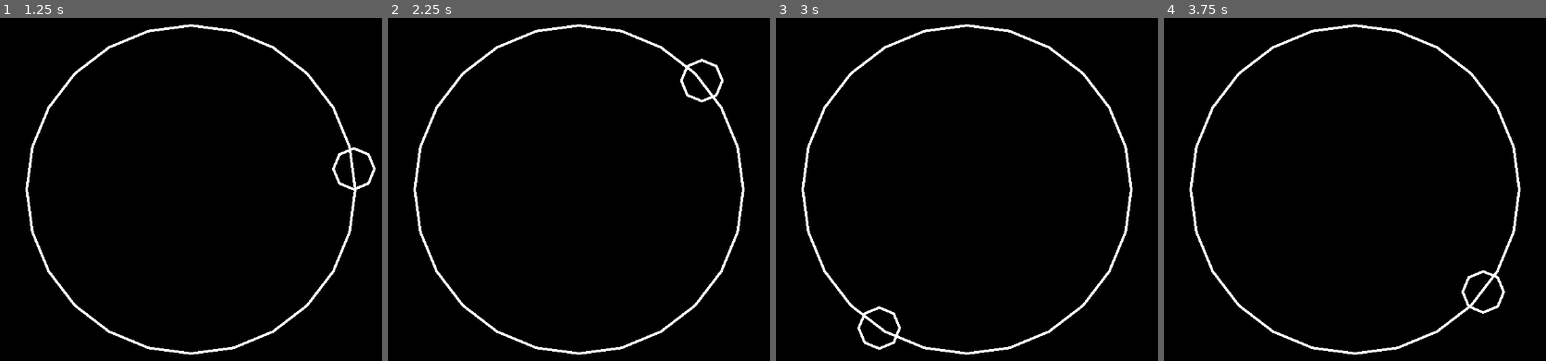
Above: before the commit, frames 1-4 (left to right).
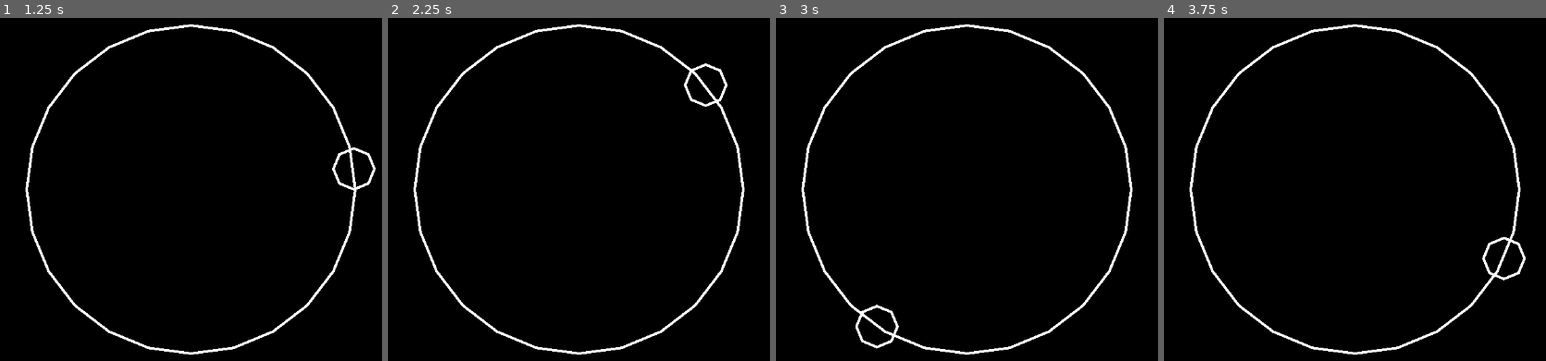
Above: after the commit, the same moments.

Repository: jokw1228/Slay_The_Circle
Game: Godot game, scene res://scenes/rooms/RoomTest.tscn
Two runs of this game, one before a commit and one after it. Both use one fixed random seed, a clock stepped at 60 frames per second and the inputs below.
Inputs (mouse positions are in pixels of both pictures, inside the frame that each line leads up to):
- Up to frame 1 (1.25 s): tap Enter at 0.5 s; move the mouse to (355, 168) at 0.52 s; click (355, 168) at 0.67 s
- Up to frame 2 (2.25 s): tap Space at 1.25 s; move the mouse to (430, 210) at 1.27 s; click (430, 210) at 1.42 s; tap Enter at 2 s; move the mouse to (651, 96) at 2.02 s; click (651, 96) at 2.17 s
- Up to frame 3 (3 s): tap Space at 2.75 s; move the mouse to (928, 271) at 2.77 s; click (928, 271) at 2.92 s
- Up to frame 4 (3.75 s): tap Enter at 3.5 s; move the mouse to (outside the picture) at 3.52 s; click (outside the picture) at 3.67 s

Frame 1 is identical in both runs. In frame 2, 0.5% of the frame differs, in the area x 76-90%, y 11-26%; in frame 3, 0.4%; in frame 4, 0.6%, in the area x 77-95%, y 63-87%.

Commit message:
플레이어 이동 구현

Diff:
--- a/scenes/CircleField.tscn
+++ b/scenes/CircleField.tscn
@@ -2,5 +2,17 @@
 
 [ext_resource type="Script" path="res://scenes/CircleField.gd" id="1_8qsbc"]
 
-[node name="CircleField" type="Node2D"]
+[node name="CircleField" type="StaticBody2D"]
 script = ExtResource("1_8qsbc")
+
+[node name="CollisionPolygon2D" type="CollisionPolygon2D" parent="."]
+polygon = PackedVector2Array(-256, -256, 256, -256, 256, -320, -256, -320)
+
+[node name="CollisionPolygon2D2" type="CollisionPolygon2D" parent="."]
+polygon = PackedVector2Array(-256, -256, -256, 256, -320, 256, -320, -256)
+
+[node name="CollisionPolygon2D3" type="CollisionPolygon2D" parent="."]
+polygon = PackedVector2Array(-256, 256, 256, 256, 256, 320, -256, 320)
+
+[node name="CollisionPolygon2D4" type="CollisionPolygon2D" parent="."]
+polygon = PackedVector2Array(256, -256, 320, -256, 320, 256, 256, 256)
--- a/scenes/Player.gd
+++ b/scenes/Player.gd
@@ -1,43 +1,15 @@
 extends CharacterBody2D
 
 @export var PlayerRayCast2D: RayCast2D
+
+signal slay
 
 func _input(event):
 	if event is InputEventMouseButton and event.button_index == MOUSE_BUTTON_LEFT and event.pressed:
 		var target_position: Vector2 = get_global_mouse_position()
 
 		PlayerRayCast2D.look_at(target_position)
-
-		### Player moves to the edge
-
-		# C: (x - circle_center.x)^2 + (y - circle_centor.y)^2 = r^2
-		var circle_centor: Vector2 = Vector2(0.0, 0.0)
-		var r: float = 256.0
-
-		if target_position.x == position.x:
-			pass
-		else:
-			# l: y = mx + b
-			var m: float = (target_position.y - position.y) / (target_position.x - position.x)
-			var b: float = position.y - m * position.x
-
-			# intersection point (x1, y1)
-			var x1: float
-			var y1: float
-
-			var h: float = circle_centor.x
-			var k: float = circle_centor.y
-
-			var x1_candidate1: float = (h-m*k + sqrt((h-m*k)*(h-m*k) - (1+m*m)*(h*h+(b-k)*(b-k)-r*r))) / (1+m*m)
-			var x1_candidate2: float = (h-m*k - sqrt((h-m*k)*(h-m*k) - (1+m*m)*(h*h+(b-k)*(b-k)-r*r))) / (1+m*m)
-
-			if abs(target_position.x - x1_candidate1) < abs(target_position.x - x1_candidate2):
-				x1 = x1_candidate1
-			else:
-				x1 = x1_candidate2
-			y1 = m*x1 + b
-
-			position = Vector2(x1, y1).normalized() * r
+		slay.emit()
 
 func _draw():
 	draw_arc(position, 32, 0, 2 * PI, 9, Color.WHITE, 4.0, false)
--- a/scenes/Player.tscn
+++ b/scenes/Player.tscn
@@ -1,6 +1,7 @@
-[gd_scene load_steps=3 format=3 uid="uid://bhe55ocau21ot"]
+[gd_scene load_steps=4 format=3 uid="uid://bhe55ocau21ot"]
 
 [ext_resource type="Script" path="res://scenes/Player.gd" id="1_udqk7"]
+[ext_resource type="Script" path="res://scenes/PlayerRayCast2D.gd" id="2_wxquw"]
 
 [sub_resource type="CircleShape2D" id="CircleShape2D_wtb3g"]
 radius = 16.0
@@ -13,5 +14,9 @@
 shape = SubResource("CircleShape2D_wtb3g")
 metadata/_edit_lock_ = true
 
-[node name="PlayerRayCast2D" type="RayCast2D" parent="."]
-target_position = Vector2(512, 0)
+[node name="PlayerRayCast2D" type="RayCast2D" parent="." node_paths=PackedStringArray("Player")]
+target_position = Vector2(1024, 0)
+script = ExtResource("2_wxquw")
+Player = NodePath("..")
+
+[connection signal="slay" from="." to="PlayerRayCast2D" method="_on_player_slay"]
--- /dev/null
+++ b/scenes/PlayerRayCast2D.gd
@@ -0,0 +1,14 @@
+extends RayCast2D
+
+@export var Player: CharacterBody2D
+
+var on_slaying: bool = false
+
+func _on_player_slay():
+	if on_slaying == false:
+		on_slaying = true
+
+func _physics_process(_delta):
+	if on_slaying:
+		on_slaying = false
+		Player.position = (get_collision_point()).normalized() * 256
